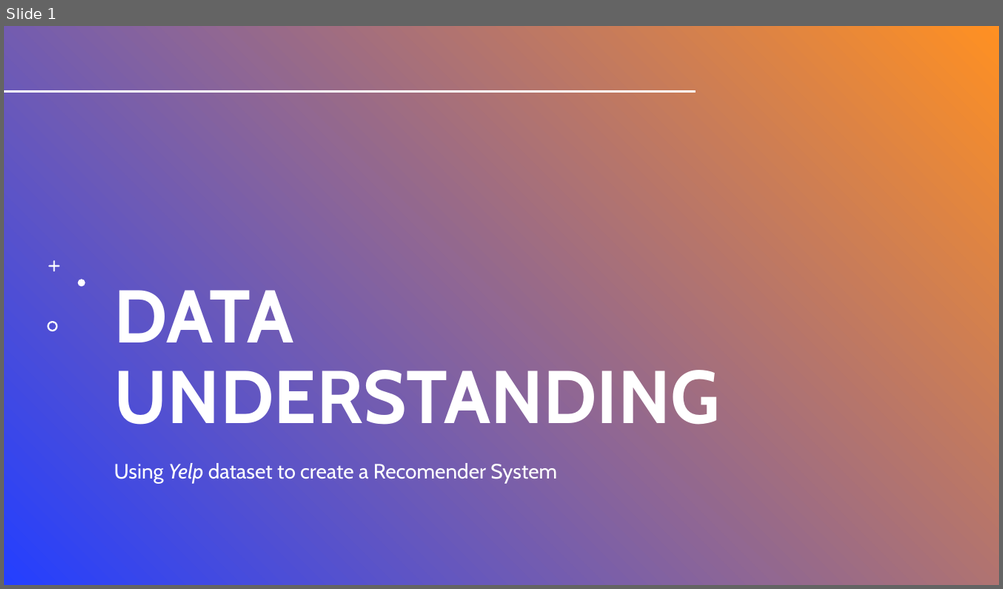
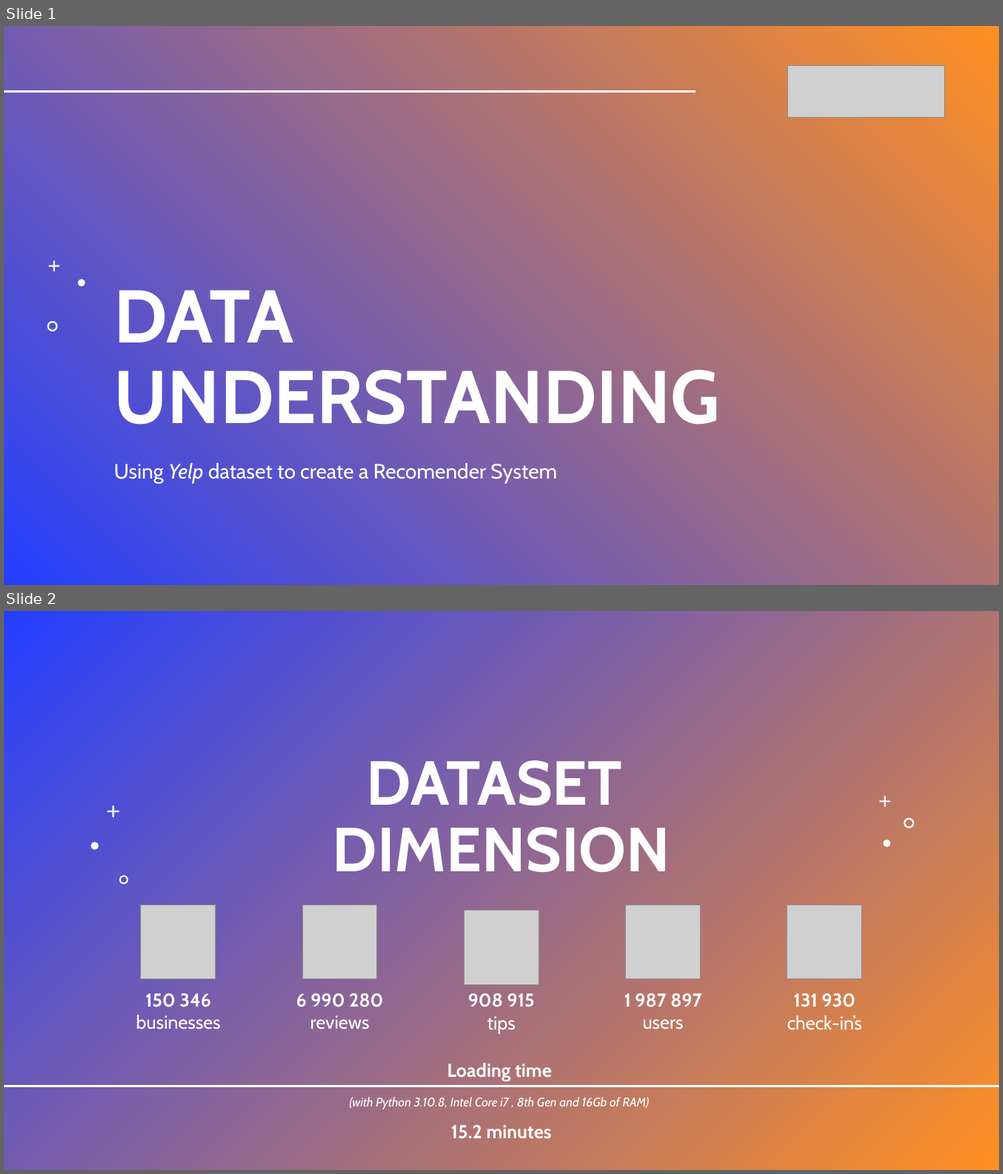
Before and after one commit to sergiodagama/FEUP-CAC_Yelp_Recommender_System, a slide deck: docs/data_understanding/recommender_system_du.pptx. Shown one above the other, each under a label of ours: slide 1 before the commit, slides 1 and 2 after it. The pictures are 1003x589 and 1003x1174 pixels, drawn with LibreOffice and Linux fonts; fonts in the diff are those of the drawing; grey boxes stand for pictures; background and template pictures are left out; a plain dark background stands for a picture behind light text. Boxes give left, top, right and bottom in pixels: in the first picture for what was removed or moved away, otherwise in the second. Text is boxed around its words. In the diff, an @@ line names an element or a change of style, - is before the commit and + after.

Commit message:
chore: add dataset uncompressed, as well as rs du initial script

```diff
--- a/docs/data_understanding/recommender_system_du.pptx
+++ b/docs/data_understanding/recommender_system_du.pptx
@@ slide 2 added at box(4, 611, 999, 1170), background pattern #814DFF on #FFFFFF @@
@@ rectangle added at box(4, 611, 999, 1170), fill gradient #243FFF to #FF9022 @@
@@ line added from (62, 640) to (62, 1170), #FF9022 2 pt @@
@@ line added from (62, 702) to (62, 1170), #FF9022 2 pt @@
@@ title added at box(333, 760, 670, 886), 60 pt, text #FFFFFF, bold @@
+DATASET
+DIMENSION
@@ freeform shape added at box(107, 806, 119, 818), fill #FFFFFF @@
@@ freeform shape added at box(879, 796, 891, 807), fill #FFFFFF @@
@@ freeform shape added at box(904, 817, 914, 828), fill #FFFFFF @@
@@ freeform shape added at box(91, 843, 98, 850), fill #FFFFFF @@
@@ freeform shape added at box(883, 840, 891, 848), fill #FFFFFF @@
@@ freeform shape added at box(119, 876, 128, 885), fill #FFFFFF @@
@@ group added at box(136, 905, 862, 1034): 5 pictures, 5 texts @@
+150 346 businesses
+6 990 280
+reviews
+908 915
+tips
+1 987 897
+users
+131 930
+check-in’s
@@ text added at box(350, 1063, 649, 1110), 12 pt, text #FFFFFF, italic @@
+Loading time
+(with Python 3.10.8, Intel Core i7 , 8th Gen and 16Gb of RAM)
@@ line added from (4, 1087) to (999, 1087), #FFFFFF 2 pt @@
@@ text added at box(451, 1125, 552, 1139), 18 pt, text #FFFFFF, bold @@
+15.2 minutes
@@ slide 1 changed as well @@
@@ rectangle removed at box(4, 26, 999, 585) @@
@@ picture added at box(788, 65, 945, 117) @@
```
Also in this commit, not shown: 2 other slides added, 1 slide removed, 2 other files.
